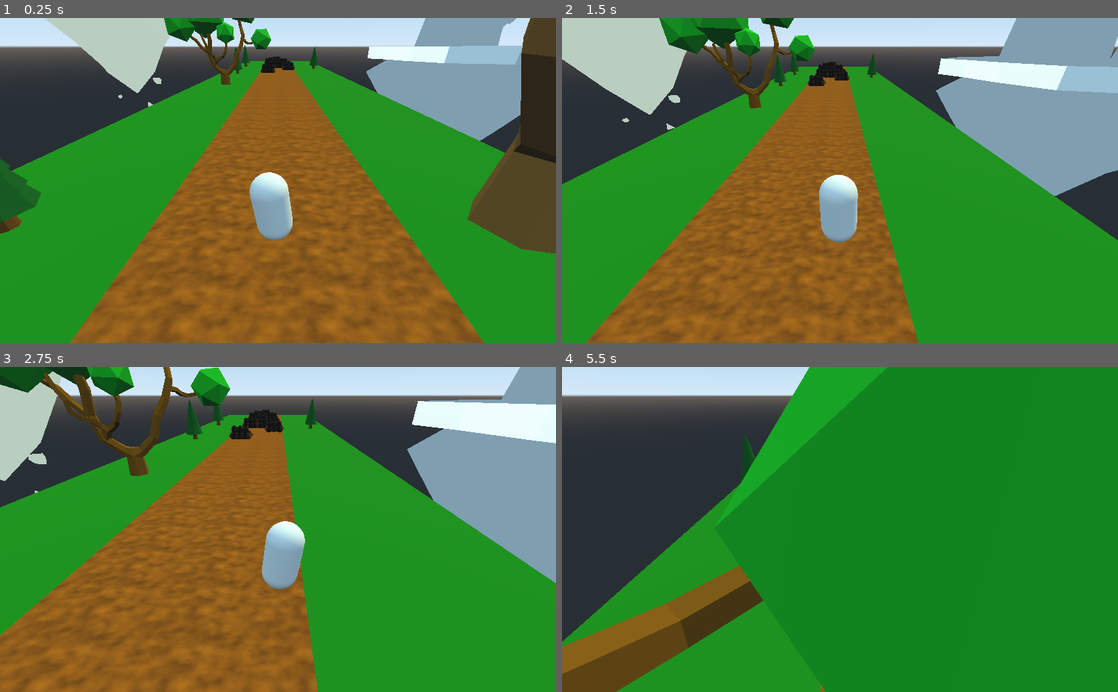
Above: before the commit, frames 1-4 (two rows, left to right).
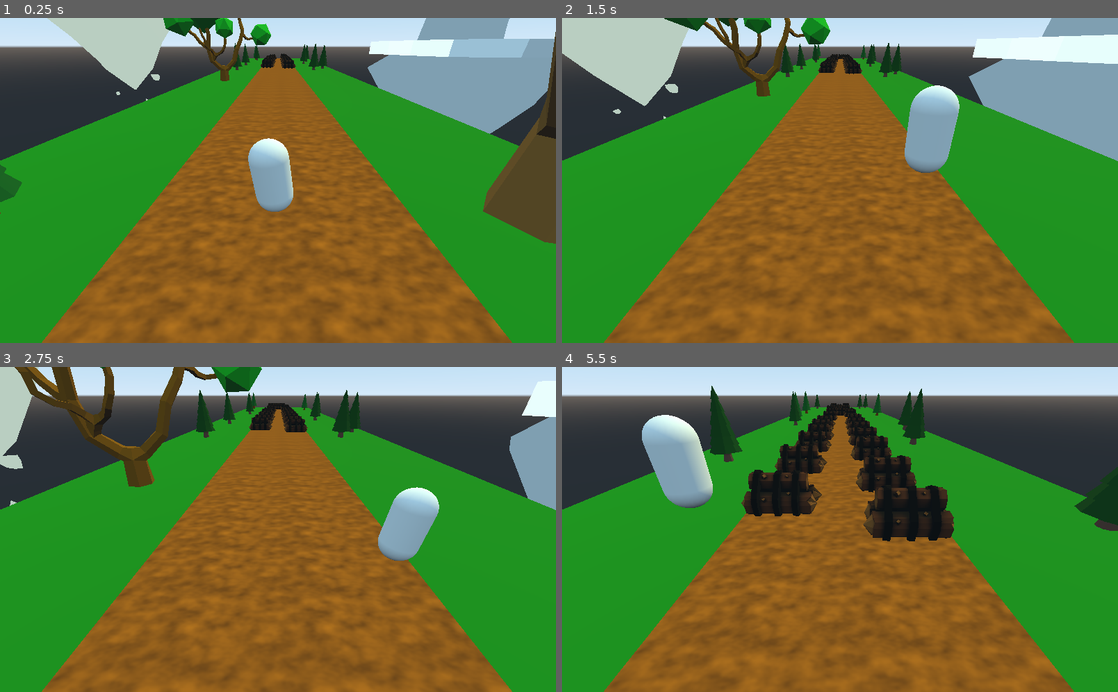
Above: after the commit, the same moments.

Repository: ItsMeLukeboi/Godot_Infinite_Runner
Game: Godot game, scene res://Main.tscn
Two runs of this game, one before a commit and one after it. Both use one fixed random seed, a clock stepped at 60 frames per second and the inputs below.
Inputs:
- Up to frame 1 (0.25 s): no input
- Up to frame 2 (1.5 s): hold D (move_right) 0.53-1.28 s; tap Space (jump) at 0.6, 0.77, 1.07, 1.35 s; hold A (move_left) from 1.28 s (still down)
- Up to frame 3 (2.75 s): tap Space (jump) at 1.52, 1.82, 2.1 s; release A (move_left) at 2.03 s; hold D (move_right) from 2.03 s (still down)
- Up to frame 4 (5.5 s): tap Space (jump) at 2.85, 3.02, 3.32, 3.6, 3.77, 4.07, 4.35, 4.52, 4.82, 5.1 s; release D (move_right) at 3.53 s; hold A (move_left) from 3.53 s (still down)

The runs differ from the first frame. In frame 1, 18% of the frame differs, in the area x 0-100%, y 0-100%; in frame 2, 36%; in frame 3, 46%; in frame 4, 68%.

Commit message:
vitunkoeviikko

Diff:
--- a/Logs.tscn
+++ b/Logs.tscn
@@ -12,6 +12,7 @@
 mesh = ExtResource( 1 )
 
 [node name="StaticBody" type="StaticBody" parent="Tronc"]
+collision_layer = 4
 
 [node name="CollisionShape" type="CollisionShape" parent="Tronc/StaticBody"]
 shape = SubResource( 1 )
--- a/Main.gd
+++ b/Main.gd
@@ -1,12 +1,36 @@
 extends Spatial
 
 #player movement variables
-var run_speed : float = 8.0
-var jump_lenght : float = 5.5
+var run_speed : float = 10.0
+var jump_lenght : float = 6.0
 var jump_height : float = 2.0
 
 onready var player = $Player
+onready var camera_pivot = $CameraPivot
 
+var initial_roadcount :int = 5
+var road_scenes = [
+	load("res://Road1.tscn"),
+	load("res://Road2.tscn"),
+	load("res://Road3.tscn"),
+]
 # Called when the node enters the scene tree for the first time.
 func _ready():
+	randomize()
 	player.setup_jump(jump_lenght, jump_height, run_speed)
+
+	for i in range(initial_roadcount):
+		var road = make_random_road()
+		road.translation.z = -(i+1) * 50
+		add_child(road)
+
+
+func _physics_process(delta):
+	camera_pivot.translation = player.translation
+	camera_pivot.translation.y = 0
+	camera_pivot.translation.x = 0
+
+func make_random_road():
+	var road_scene = road_scenes[randi() % road_scenes.size()]
+	var road = road_scene.instance()
+	return road
--- a/Main.tscn
+++ b/Main.tscn
@@ -1,9 +1,8 @@
-[gd_scene load_steps=5 format=2]
+[gd_scene load_steps=4 format=2]
 
 [ext_resource path="res://RoadStart.tscn" type="PackedScene" id=1]
 [ext_resource path="res://Player.tscn" type="PackedScene" id=2]
 [ext_resource path="res://Main.gd" type="Script" id=3]
-[ext_resource path="res://Road1.tscn" type="PackedScene" id=4]
 
 [node name="Main" type="Spatial"]
 script = ExtResource( 3 )
@@ -20,5 +19,7 @@
 transform = Transform( 0.766045, 0.492404, 0.413176, -5.61943e-08, -0.642788, 0.766044, 0.642787, -0.586824, -0.492404, 0, 7.07119, 0 )
 light_color = Color( 0.831373, 0.827451, 0.501961, 1 )
 
-[node name="RoadBase" parent="." instance=ExtResource( 4 )]
-transform = Transform( 1, 0, 0, 0, 1, 0, 0, 0, 1, 0, 0, -50 )
+[node name="CameraPivot" type="Spatial" parent="."]
+
+[node name="Camera" type="Camera" parent="CameraPivot"]
+transform = Transform( 1, 0, 0, 0, 0.866025, 0.5, 0, -0.5, 0.866025, 0.0186977, 4.96177, 5.02048 )
--- a/Player.gd
+++ b/Player.gd
@@ -7,7 +7,7 @@
 var jump_speed : float
 var time : float = 0.0
 var step_freq : float = 2.0 #kuinka usein
-var step_height : float = 0.2 #kuinka korkea tää hahmo hyppy
+var step_height : float = 0.4 #kuinka korkea tää hahmo hyppy
 var step_tilt : float = 8.0 #astieta
 
 onready var boddy_hinge = $BodyHinge # $ = kutsuu nodea
@@ -41,3 +41,10 @@
 	velocity.z = -run_speed
 
 	velocity = move_and_slide(velocity, Vector3.UP)
+
+	for index in range (get_slide_count()):
+		var collision = get_slide_collision(index)
+		var collision_object = collision.collider as CollisionObject
+		if collision_object.collision_layer & 4:
+			print("Ouch!")
+			get_tree().reload_current_scene()
--- a/Player.tscn
+++ b/Player.tscn
@@ -11,9 +11,6 @@
 [node name="Player" type="KinematicBody"]
 script = ExtResource( 1 )
 
-[node name="Camera" type="Camera" parent="."]
-transform = Transform( 1, 0, 0, 0, 0.866025, 0.5, 0, -0.5, 0.866025, 0.0186977, 4.96177, 5.02048 )
-
 [node name="BodyHinge" type="Spatial" parent="."]
 
 [node name="bodyMesh" type="MeshInstance" parent="BodyHinge"]
--- /dev/null
+++ b/Road2.tscn
@@ -0,0 +1,69 @@
+[gd_scene load_steps=4 format=2]
+
+[ext_resource path="res://Logs.tscn" type="PackedScene" id=1]
+[ext_resource path="res://lowpollytree.tscn" type="PackedScene" id=2]
+[ext_resource path="res://RoadBase.tscn" type="PackedScene" id=3]
+
+[node name="RoadBase" instance=ExtResource( 3 )]
+
+[node name="Obstacles" type="Spatial" parent="." index="1"]
+
+[node name="Logs" parent="Obstacles" index="0" instance=ExtResource( 1 )]
+transform = Transform( 1, 0, 0, 0, 1, 0, 0, 0, 1, 2.50201, 0.966728, -8.02349 )
+
+[node name="Logs2" parent="Obstacles" index="1" instance=ExtResource( 1 )]
+transform = Transform( 1, 0, 0, 0, 1, 0, 0, 0, 1, -2.55058, 0.966728, -9.92772 )
+
+[node name="Logs3" parent="Obstacles" index="2" instance=ExtResource( 1 )]
+transform = Transform( 1, 0, 0, 0, 1, 0, 0, 0, 1, 2.50201, 0.966728, -12.6897 )
+
+[node name="Logs4" parent="Obstacles" index="3" instance=ExtResource( 1 )]
+transform = Transform( 1, 0, 0, 0, 1, 0, 0, 0, 1, -2.59652, 0.966728, -15.9177 )
+
+[node name="Logs5" parent="Obstacles" index="4" instance=ExtResource( 1 )]
+transform = Transform( 1, 0, 0, 0, 1, 0, 0, 0, 1, 2.50201, 0.966728, -19.4106 )
+
+[node name="Logs6" parent="Obstacles" index="5" instance=ExtResource( 1 )]
+transform = Transform( 1, 0, 0, 0, 1, 0, 0, 0, 1, -2.47504, 0.966728, -22.5724 )
+
+[node name="Logs7" parent="Obstacles" index="6" instance=ExtResource( 1 )]
+transform = Transform( 1, 0, 0, 0, 1, 0, 0, 0, 1, 2.50201, 0.966728, -25.6746 )
+
+[node name="Logs8" parent="Obstacles" index="7" instance=ExtResource( 1 )]
+transform = Transform( 1, 0, 0, 0, 1, 0, 0, 0, 1, -2.377, 0.966728, -28.7996 )
+
+[node name="Logs9" parent="Obstacles" index="8" instance=ExtResource( 1 )]
+transform = Transform( 1, 0, 0, 0, 1, 0, 0, 0, 1, 2.50201, 0.966728, -31.902 )
+
+[node name="Logs10" parent="Obstacles" index="9" instance=ExtResource( 1 )]
+transform = Transform( 1, 0, 0, 0, 1, 0, 0, 0, 1, -2.58499, 0.966728, -35.156 )
+
+[node name="Logs11" parent="Obstacles" index="10" instance=ExtResource( 1 )]
+transform = Transform( 1, 0, 0, 0, 1, 0, 0, 0, 1, 2.50201, 0.966728, -37.7065 )
+
+[node name="Logs12" parent="Obstacles" index="11" instance=ExtResource( 1 )]
+transform = Transform( 1, 0, 0, 0, 1, 0, 0, 0, 1, -2.43258, 0.966728, -41.3083 )
+
+[node name="Logs13" parent="Obstacles" index="12" instance=ExtResource( 1 )]
+transform = Transform( 1, 0, 0, 0, 1, 0, 0, 0, 1, 2.50201, 0.966728, -44.4428 )
+
+[node name="Spatial" parent="Obstacles" index="13" instance=ExtResource( 2 )]
+transform = Transform( 1, 0, 0, 0, 1, 0, 0, 0, 1, 7.79012, 2.30963, -2.99559 )
+
+[node name="Spatial2" parent="Obstacles" index="14" instance=ExtResource( 2 )]
+transform = Transform( 1, 0, 0, 0, 1, 0, 0, 0, 1, 10.477, 2.12694, -7.77019 )
+
+[node name="Spatial3" parent="Obstacles" index="15" instance=ExtResource( 2 )]
+transform = Transform( 1, 0, 0, 0, 1, 0, 0, 0, 1, -8.80618, 2.30963, -2.99559 )
+
+[node name="Spatial4" parent="Obstacles" index="16" instance=ExtResource( 2 )]
+transform = Transform( 1, 0, 0, 0, 1, 0, 0, 0, 1, -8.70334, 2.30963, -18.4433 )
+
+[node name="Spatial5" parent="Obstacles" index="17" instance=ExtResource( 2 )]
+transform = Transform( 1, 0, 0, 0, 1, 0, 0, 0, 1, 7.79012, 2.30963, -25.7786 )
+
+[node name="Spatial6" parent="Obstacles" index="18" instance=ExtResource( 2 )]
+transform = Transform( 1, 0, 0, 0, 1, 0, 0, 0, 1, 9.81517, 2.30963, -37.6767 )
+
+[node name="Spatial7" parent="Obstacles" index="19" instance=ExtResource( 2 )]
+transform = Transform( 1, 0, 0, 0, 1, 0, 0, 0, 1, -7.63132, 2.30963, -43.9057 )
--- /dev/null
+++ b/Road3.tscn
@@ -0,0 +1,54 @@
+[gd_scene load_steps=4 format=2]
+
+[ext_resource path="res://Logs.tscn" type="PackedScene" id=1]
+[ext_resource path="res://lowpollytree.tscn" type="PackedScene" id=2]
+[ext_resource path="res://RoadBase.tscn" type="PackedScene" id=3]
+
+[node name="RoadBase" instance=ExtResource( 3 )]
+
+[node name="Spatial" type="Spatial" parent="." index="1"]
+
+[node name="Logs" parent="Spatial" index="0" instance=ExtResource( 1 )]
+transform = Transform( 1, 0, 0, 0, 1, 0, 0, 0, 1, -2.257, 1, -9.46307 )
+
+[node name="Spatial" parent="Spatial" index="1" instance=ExtResource( 2 )]
+transform = Transform( 1, 0, 0, 0, 1, 0, 0, 0, 1, 7.79012, 2.30963, -7.11231 )
+
+[node name="Spatial2" parent="Spatial" index="2" instance=ExtResource( 2 )]
+transform = Transform( 1, 0, 0, 0, 1, 0, 0, 0, 1, -9.41325, 2.30963, -20.3727 )
+
+[node name="Logs2" parent="Spatial" index="3" instance=ExtResource( 1 )]
+transform = Transform( 1, 0, 0, 0, 1, 0, 0, 0, 1, 0.0189071, 1, -9.46307 )
+
+[node name="Logs3" parent="Spatial" index="4" instance=ExtResource( 1 )]
+transform = Transform( 1, 0, 0, 0, 1, 0, 0, 0, 1, 2.19151, 1, -9.46307 )
+
+[node name="Logs4" parent="Spatial" index="5" instance=ExtResource( 1 )]
+transform = Transform( 1, 0, 0, 0, 1, 0, 0, 0, 1, -2.257, 1, -21.6634 )
+
+[node name="Logs5" parent="Spatial" index="6" instance=ExtResource( 1 )]
+transform = Transform( 1, 0, 0, 0, 1, 0, 0, 0, 1, 0.0779138, 1, -21.6339 )
+
+[node name="Logs6" parent="Spatial" index="7" instance=ExtResource( 1 )]
+transform = Transform( 1, 0, 0, 0, 1, 0, 0, 0, 1, 2.39004, 1, -21.6207 )
+
+[node name="Logs7" parent="Spatial" index="8" instance=ExtResource( 1 )]
+transform = Transform( 1, 0, 0, 0, 1, 0, 0, 0, 1, -2.257, 1, -32.2345 )
+
+[node name="Logs8" parent="Spatial" index="9" instance=ExtResource( 1 )]
+transform = Transform( 1, 0, 0, 0, 1, 0, 0, 0, 1, -0.0245686, 1, -32.1992 )
+
+[node name="Logs9" parent="Spatial" index="10" instance=ExtResource( 1 )]
+transform = Transform( 1, 0, 0, 0, 1, 0, 0, 0, 1, 2.38833, 1, -32.1733 )
+
+[node name="Logs10" parent="Spatial" index="11" instance=ExtResource( 1 )]
+transform = Transform( 1, 0, 0, 0, 1, 0, 0, 0, 1, -0.0653086, 1, -39.9059 )
+
+[node name="Logs11" parent="Spatial" index="12" instance=ExtResource( 1 )]
+transform = Transform( 1, 0, 0, 0, 1, 0, 0, 0, 1, -2.257, 1, -45.8936 )
+
+[node name="Logs12" parent="Spatial" index="13" instance=ExtResource( 1 )]
+transform = Transform( 1, 0, 0, 0, 1, 0, 0, 0, 1, 2.32075, 1, -45.6242 )
+
+[node name="Spatial3" parent="Spatial" index="14" instance=ExtResource( 2 )]
+transform = Transform( 1, 0, 0, 0, 1, 0, 0, 0, 1, 7.88611, 2.35258, -36.7728 )
--- a/RoadBase.tscn
+++ b/RoadBase.tscn
@@ -42,17 +42,20 @@
 
 [node name="GuardRailRight" type="StaticBody" parent="Grass/Dirt_Road/Colliders"]
 transform = Transform( 1, 0, 0, 0, 1, 0, 0, 0, 1, -5, 3, 0 )
+collision_layer = 2
 
 [node name="CollisionShape" type="CollisionShape" parent="Grass/Dirt_Road/Colliders/GuardRailRight"]
 shape = SubResource( 7 )
 
 [node name="GuardRailLeft" type="StaticBody" parent="Grass/Dirt_Road/Colliders"]
 transform = Transform( 1, 0, 0, 0, 1, 0, 0, 0, 1, 5, 3, 0 )
+collision_layer = 2
 
 [node name="CollisionShape" type="CollisionShape" parent="Grass/Dirt_Road/Colliders/GuardRailLeft"]
 shape = SubResource( 7 )
 
 [node name="StaticBody" type="StaticBody" parent="Grass/Dirt_Road"]
+collision_layer = 2
 
 [node name="CollisionShape" type="CollisionShape" parent="Grass/Dirt_Road/StaticBody"]
 shape = SubResource( 8 )
--- /dev/null
+++ b/lowpollytree.tscn
@@ -0,0 +1,20 @@
+[gd_scene load_steps=5 format=2]
+
+[ext_resource path="res://Assets/3Dmodels/lowpolytree.obj" type="ArrayMesh" id=1]
+
+[sub_resource type="Skin" id=1]
+
+[sub_resource type="SpatialMaterial" id=2]
+albedo_color = Color( 0.0470588, 0.27451, 0.0509804, 1 )
+
+[sub_resource type="SpatialMaterial" id=3]
+albedo_color = Color( 0.403922, 0.266667, 0.219608, 1 )
+
+[node name="Spatial" type="Spatial"]
+
+[node name="lowpolytree" type="MeshInstance" parent="."]
+transform = Transform( 1, 0, 0, 0, 1, 0, 0, 0, 1, -0.0175872, 0, 0.0212574 )
+mesh = ExtResource( 1 )
+skin = SubResource( 1 )
+material/0 = SubResource( 2 )
+material/1 = SubResource( 3 )
--- a/project.godot
+++ b/project.godot
@@ -38,6 +38,12 @@
  ]
 }
 
+[layer_names]
+
+3d_physics/layer_1="Player"
+3d_physics/layer_2="Road"
+3d_physics/layer_3="Obstacles"
+
 [physics]
 
 common/enable_pause_aware_picking=true
